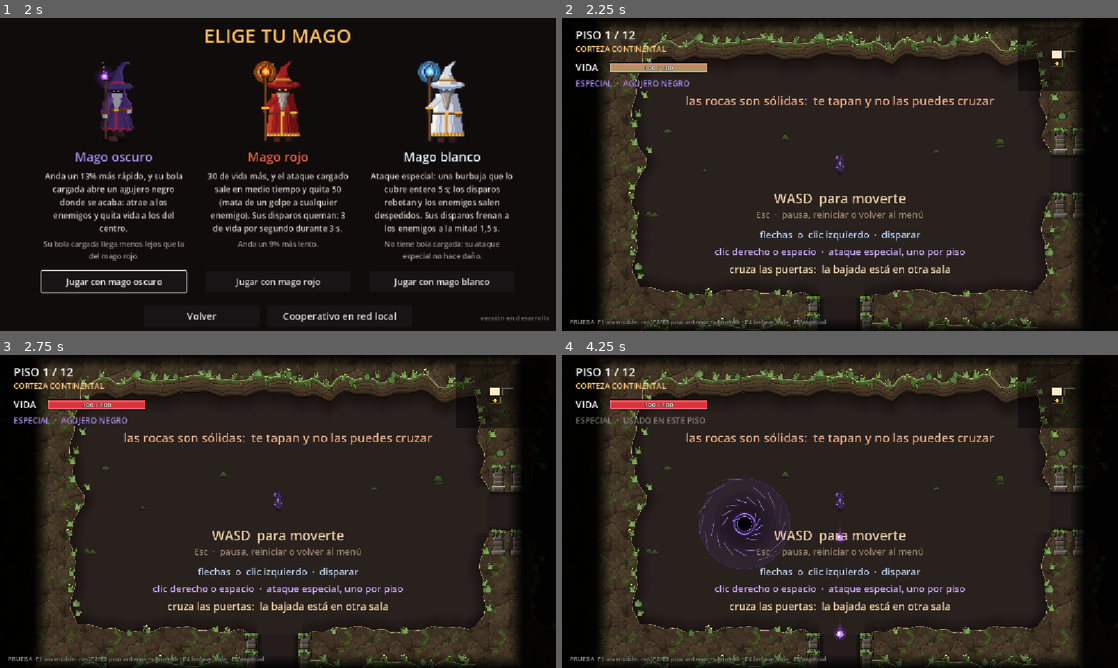
Above: before the commit, frames 1-4 (two rows, left to right).
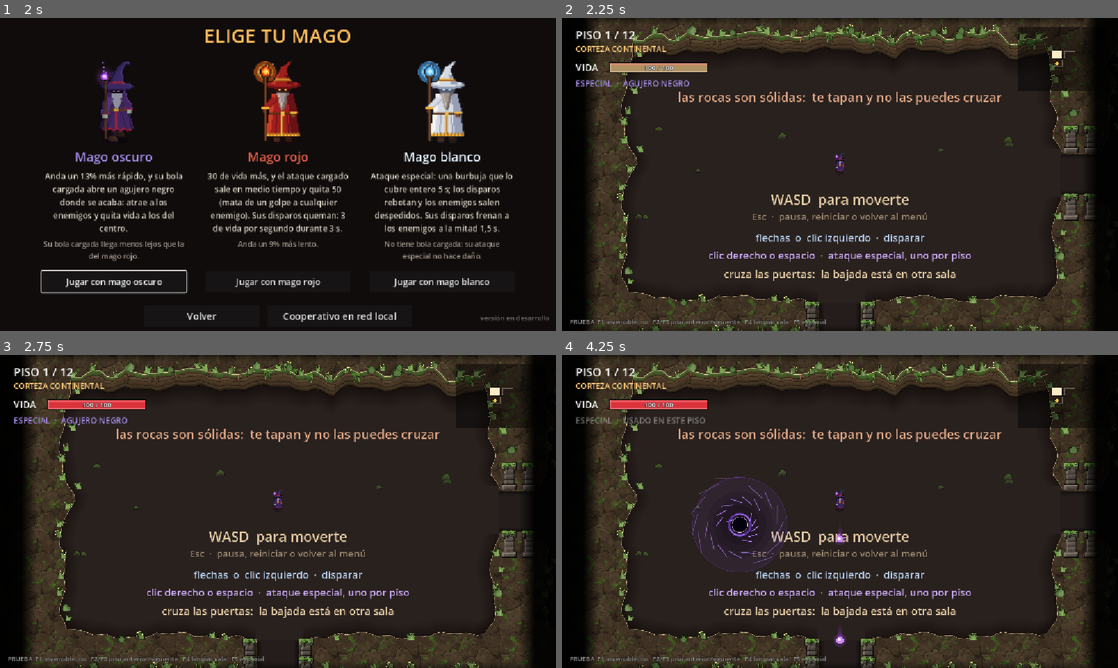
Above: after the commit, the same moments.

Repository: MatiasRodrigo0502/Vacio
Game: Godot game, scene res://scenes/MenuPrincipal.tscn
The game is run twice, just before and just after one commit, with the same random seed, the same clock (stepped at 60 frames per second) and the same inputs.
Inputs (mouse positions are in pixels of both pictures, inside the frame that each line leads up to):
- Up to frame 1 (2 s): click "Jugar" at 0.5 s; click "Jugar" at 1.25 s
- Up to frame 2 (2.25 s): click "Jugar con mago oscuro" at 2 s
- Up to frame 3 (2.75 s): no input
- Up to frame 4 (4.25 s): tap Enter at 2.75 s; move the mouse to (962, 495) at 2.77 s; hold Right (disparar_derecha) 2.78-3.53 s; hold Right mouse button (cargar_ataque) 2.78-3.53 s; move the mouse to (728, 527) at 3.52 s; hold Down (disparar_abajo) from 3.53 s (still down); tap Space (cargar_ataque_teclado) at 3.6 s

Frame 1 is identical in both runs. In frame 2, 22% of the frame differs, in the area x 4-96%, y 0-100%; in frame 3, 22%; in frame 4, 23%.

Commit message:
Los enemigos y todo lo demas se ven del mismo tamano en todos los pisos
Co-Authored-By: Claude Opus 5.5 <noreply@anthropic.com>

Diff:
--- a/resources/pisos/piso_01_corteza_continental.tres
+++ b/resources/pisos/piso_01_corteza_continental.tres
@@ -10,7 +10,7 @@
 nombre_capa = "Corteza continental"
 ancho_area = 1400.0
 velocidad_obstaculos = 80.0
-radio_vision = 520.0
+radio_vision = 495.0
 es_nivel_final = false
 alto_area = 820.0
 mostrar_tutorial = true
--- a/resources/pisos/piso_03_litosfera_superior.tres
+++ b/resources/pisos/piso_03_litosfera_superior.tres
@@ -10,7 +10,7 @@
 nombre_capa = "Litosfera superior"
 ancho_area = 1280.0
 velocidad_obstaculos = 110.0
-radio_vision = 470.0
+radio_vision = 495.0
 es_nivel_final = false
 alto_area = 780.0
 familia_obstaculos = "roca"
--- a/resources/pisos/piso_04_astenosfera.tres
+++ b/resources/pisos/piso_04_astenosfera.tres
@@ -10,7 +10,7 @@
 nombre_capa = "Astenosfera"
 ancho_area = 1220.0
 velocidad_obstaculos = 130.0
-radio_vision = 445.0
+radio_vision = 495.0
 es_nivel_final = false
 alto_area = 760.0
 familia_obstaculos = "roca"
--- a/resources/pisos/piso_05_manto_superior.tres
+++ b/resources/pisos/piso_05_manto_superior.tres
@@ -10,7 +10,7 @@
 nombre_capa = "Manto superior"
 ancho_area = 1160.0
 velocidad_obstaculos = 150.0
-radio_vision = 420.0
+radio_vision = 495.0
 es_nivel_final = false
 alto_area = 740.0
 familia_obstaculos = "grupo"
--- a/resources/pisos/piso_06_zona_de_transicion.tres
+++ b/resources/pisos/piso_06_zona_de_transicion.tres
@@ -10,7 +10,7 @@
 nombre_capa = "Zona de transición"
 ancho_area = 1100.0
 velocidad_obstaculos = 175.0
-radio_vision = 395.0
+radio_vision = 495.0
 es_nivel_final = false
 alto_area = 720.0
 familia_obstaculos = "grupo"
--- a/resources/pisos/piso_07_manto_inferior.tres
+++ b/resources/pisos/piso_07_manto_inferior.tres
@@ -10,7 +10,7 @@
 nombre_capa = "Manto inferior"
 ancho_area = 1040.0
 velocidad_obstaculos = 200.0
-radio_vision = 370.0
+radio_vision = 495.0
 es_nivel_final = false
 alto_area = 700.0
 familia_obstaculos = "grupo"
--- a/resources/pisos/piso_08_capa_d.tres
+++ b/resources/pisos/piso_08_capa_d.tres
@@ -10,7 +10,7 @@
 nombre_capa = "Capa D''"
 ancho_area = 980.0
 velocidad_obstaculos = 230.0
-radio_vision = 345.0
+radio_vision = 495.0
 es_nivel_final = false
 alto_area = 680.0
 familia_obstaculos = "grupo"
--- a/resources/pisos/piso_09_nucleo_externo_exterior.tres
+++ b/resources/pisos/piso_09_nucleo_externo_exterior.tres
@@ -10,7 +10,7 @@
 nombre_capa = "Núcleo externo exterior"
 ancho_area = 920.0
 velocidad_obstaculos = 265.0
-radio_vision = 320.0
+radio_vision = 495.0
 es_nivel_final = false
 alto_area = 660.0
 familia_obstaculos = "bloque"
--- a/resources/pisos/piso_10_nucleo_externo_interior.tres
+++ b/resources/pisos/piso_10_nucleo_externo_interior.tres
@@ -10,7 +10,7 @@
 nombre_capa = "Núcleo externo interior"
 ancho_area = 860.0
 velocidad_obstaculos = 300.0
-radio_vision = 295.0
+radio_vision = 495.0
 es_nivel_final = false
 alto_area = 640.0
 familia_obstaculos = "bloque"
--- a/resources/pisos/piso_11_limite_del_nucleo_interno.tres
+++ b/resources/pisos/piso_11_limite_del_nucleo_interno.tres
@@ -10,7 +10,7 @@
 nombre_capa = "Límite del núcleo interno"
 ancho_area = 800.0
 velocidad_obstaculos = 340.0
-radio_vision = 270.0
+radio_vision = 495.0
 es_nivel_final = false
 alto_area = 620.0
 familia_obstaculos = "bloque"
--- a/resources/pisos/piso_12_nucleo_interno.tres
+++ b/resources/pisos/piso_12_nucleo_interno.tres
@@ -13,7 +13,7 @@
 nombre_capa = "Núcleo interno"
 ancho_area = 740.0
 velocidad_obstaculos = 390.0
-radio_vision = 240.0
+radio_vision = 495.0
 es_nivel_final = true
 alto_area = 600.0
 familia_obstaculos = "bloque"
--- a/scripts/camara_juego.gd
+++ b/scripts/camara_juego.gd
@@ -10,8 +10,9 @@
 
 ## Suavizado del seguimiento. Mas alto = camara mas pegada al jugador.
 @export var velocidad_seguimiento: float = 9.0
-## Suavizado del cambio de zoom entre pisos. Bajo a proposito: el cierre de
-## vision al bajar de piso se debe notar como algo gradual, no como un corte.
+## Suavizado del cambio de zoom. Bajo a proposito: abrirse para la sala del
+## jefe (ver_entera) se tiene que notar como algo gradual, no como un corte.
+## Entre pisos ya no cambia: todos ven lo mismo (DatosPiso.radio_vision).
 @export var velocidad_zoom: float = 2.5
 
 var _objetivo: Node2D = null
@@ -83,11 +84,12 @@
 
 ## Encierra la camara en una zona del mundo: la sala en la que esta el jugador.
 ##
-## COMO EN ISAAC, PERO CON EL EMBUDO:
+## COMO EN ISAAC:
 ## si la sala cabe entera en pantalla, la camara se queda quieta en su centro y
-## se ve toda, que es lo que hace Isaac. Si no cabe (en los pisos hondos el
-## radio de vision es menor que la sala), la camara sigue al jugador sin
-## asomarse fuera de la sala. Asi "cada piso se ve menos" sigue siendo verdad.
+## se ve toda, que es lo que hace Isaac. Si no cabe, la camara sigue al
+## jugador sin asomarse fuera de la sala. Con la vista del piso 2 en todos los
+## pisos (desde el 2026-10-22) caben todas; no caber solo pasa con una
+## pantalla mas estrecha que 16:9, en las salas mas anchas.
 func limitar_a(zona: Rect2, inmediato: bool = false) -> void:
 	_limite = zona
 	if inmediato and is_instance_valid(_objetivo):
@@ -125,9 +127,16 @@
 ## Abre el zoom hasta que se vea entera esa zona del mundo, con la misma
 ## suavidad que el cambio de piso. Lo usa la sala del jefe: en una pelea asi
 ## tiene que verse todo, aunque el piso sea de los que ven poco.
+##
+## Solo abre, nunca acerca: si la zona ya se ve entera, la deja como esta.
+## Con todos los pisos viendo lo mismo (DatosPiso.radio_vision), la sala del
+## jefe ya cabe, y acercar la camara a ella haria al jefe y a todo lo de la
+## sala mas grande que en el resto del juego.
 func ver_entera(zona: Rect2) -> void:
 	var ventana := get_viewport_rect().size
-	aplicar_radio_vision(maxf(zona.size.y * 0.5, zona.size.x * 0.5 * ventana.y / ventana.x))
+	var hace_falta := maxf(zona.size.y * 0.5, zona.size.x * 0.5 * ventana.y / ventana.x)
+	var ahora := ventana.y * 0.5 / _zoom_objetivo.y
+	aplicar_radio_vision(maxf(hace_falta, ahora))
 
 
 ## Traduce el radio de vision del piso (en pixeles de mundo) a zoom de camara.
--- a/scripts/datos_piso.gd
+++ b/scripts/datos_piso.gd
@@ -28,6 +28,12 @@
 
 ## Radio de vision en pixeles: media altura visible de la camara.
 ## Cuanto mas pequeno, mas cerrado el zoom y menos ve el jugador.
+##
+## Desde el 2026-10-22 es 495 en todos los pisos, el del piso 2 (Matias:
+## que los enemigos y todo lo demas se vean siempre del mismo tamano). Antes
+## bajaba hasta 240 en el 12 y la camara se acercaba el doble: los pisos
+## hondos se veian con todo mas grande. Lo de «cada piso se ve menos» lo dan
+## ahora las salas, mas pequenas en cada piso, con lo de fuera a oscuras.
 @export var radio_vision: float = 500.0
 
 ## Marca el ultimo piso: al superarlo se gana la partida en vez de avanzar.
@@ -42,8 +48,9 @@
 ##
 ## OJO CON EL RADIO DE VISION: mientras la sala quepa en pantalla, la camara se
 ## queda quieta y se ve entera. Cuando el radio de vision es menor que media
-## sala, la camara se mueve dentro de ella y ya no se ve toda: asi es como
-## "cada piso se ve menos" sigue siendo verdad con salas.
+## sala, la camara se mueve dentro de ella y ya no se ve toda. Hasta el
+## 2026-10-22 asi era en los pisos hondos; ahora caben todas (ver
+## radio_vision).
 @export var alto_area: float = 700.0
 
 ## Cuantas salas tiene el piso, contando el inicio, la del objeto y la de la
--- a/scripts/penumbra.gd
+++ b/scripts/penumbra.gd
@@ -1,12 +1,12 @@
 ## Lo de fuera de la sala en la que se juega, a oscuras.
 ##
-## POR QUE: en casi todos los pisos la pantalla es mas ancha que la sala (en
-## el 1 sobran 160 px por cada lado; en el 11, 16) y en los primeros tambien
-## mas alta, asi que asomaba un trozo de las salas de al lado: sus enemigos
-## dormidos, sus rocas, su objeto. Distraia, y ensenaba lo que hay detras de
-## una puerta antes de cruzarla. Como en Isaac, solo se ve la sala en la que
-## estas. No se ha tocado el radio de vision de ningun piso: lo que se ve de
-## la sala es lo mismo que antes.
+## POR QUE: la pantalla es mas ancha y mas alta que la sala en todos los
+## pisos (con la vista del piso 2, que tienen todos desde el 2026-10-22,
+## sobran 116 px de mundo por lado en el 1 y 446 en el 12), asi que asomaba
+## un trozo de las salas de al lado: sus enemigos dormidos, sus rocas, su
+## objeto. Distraia, y ensenaba lo que hay detras de una puerta antes de
+## cruzarla. Como en Isaac, solo se ve la sala en la que estas. Dentro de la
+## sala no cambia nada.
 ##
 ## La sala con luz es la casilla entera (`Sala.rect_con_muros`, lo mismo a lo
 ## que se encaja la camara): su medio muro se ve, porque por ahi se sale, y
--- a/scripts/principal.gd
+++ b/scripts/principal.gd
@@ -124,8 +124,9 @@
 		mecanica.aplicar_a_jugador(_jugador)
 
 	# La camara salta de golpe a la nueva posicion (es otro piso, no un
-	# desplazamiento) pero el zoom se interpola: el cierre de vision se nota.
-	# El zoom antes que el limite: el limite se calcula con el zoom de ahora.
+	# desplazamiento). El zoom es el mismo en todos los pisos; si se viene de
+	# la sala del jefe (reiniciar), vuelve al suyo sin corte. El zoom antes
+	# que el limite: el limite se calcula con el zoom de ahora.
 	var primer_piso := numero_piso == 1
 	_camara.aplicar_radio_vision(datos.radio_vision, primer_piso)
 	_camara.limitar_a(piso.sala_actual().rect_con_muros())
Not shown, changed: CLAUDE.md
Not shown, changed: docs/todo-lo-hecho.md
